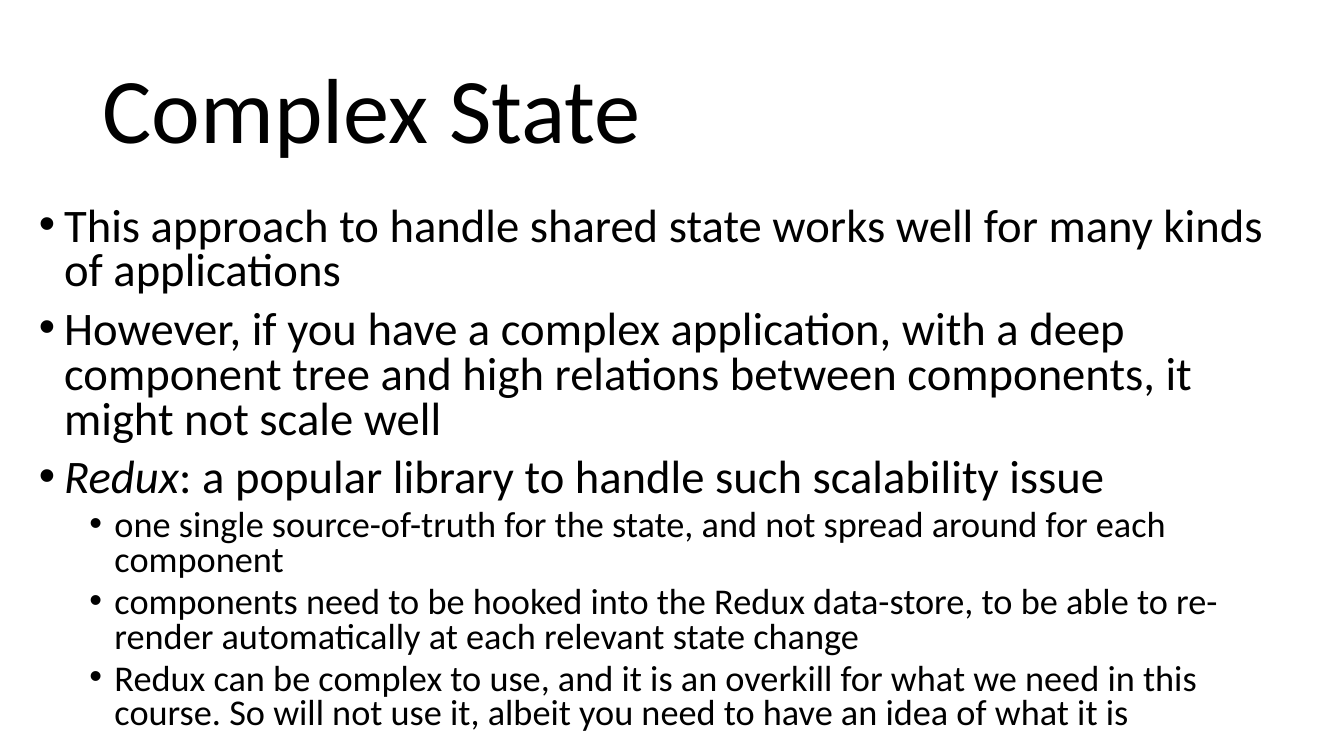
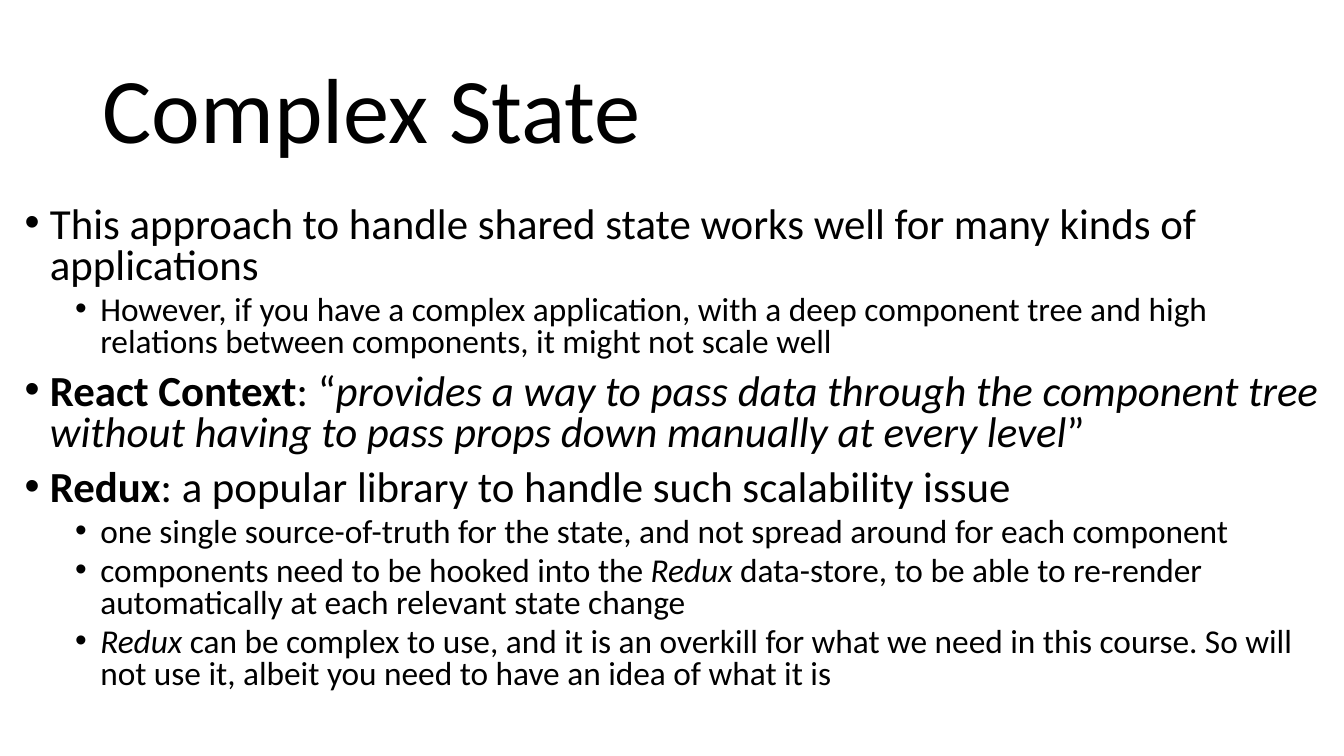
Before and after one commit to arcuri82/web_development_and_api_design, a slide deck: slide 7 of docs/slides/lesson_04.pptx. Drawn at 1344x756 pixels with LibreOffice and Linux fonts; fonts in the diff are those of the drawing. Boxes give left, top, right and bottom in pixels: in the first picture for what was removed or moved away, otherwise in the second. Text is boxed around its words. In the diff, an @@ line names an element or a change of style, - is before the commit and + after.

```diff
--- a/docs/slides/lesson_04.pptx
+++ b/docs/slides/lesson_04.pptx
@@ text "This approach to handle shared ...": place and size @@
-text "This approach to handle shared ..." at [64,209,1262,731]
+text "This approach to handle shared ..." at [50,209,1318,691]
@@ text at [50,209,1292,691]: size 33.3 to 30.6 pt in "This approach to handle shared state works ...", "Redux: a popular library to handle such ..."; size 33.3 to 23.8 pt in "However, if you have a complex application, ..."; bold on, italic off in "Redux:"; size 25.9 to 23.8 pt in "one single source-of-truth for the state, and ...", "components need to be hooked into the ...", "Redux can be complex to use, and ..."; italic on in "Redux", "Redux"; list level 1 to 2 in "However, if you have a ..." @@
@@ text at [50,375,1318,455]: paragraph added @@
+• React Context: “provides a way to pass data through the component tree without having to pass props down manually at every level”
```
Also in this commit, not shown: 3 other slides changed, 1 other file.
